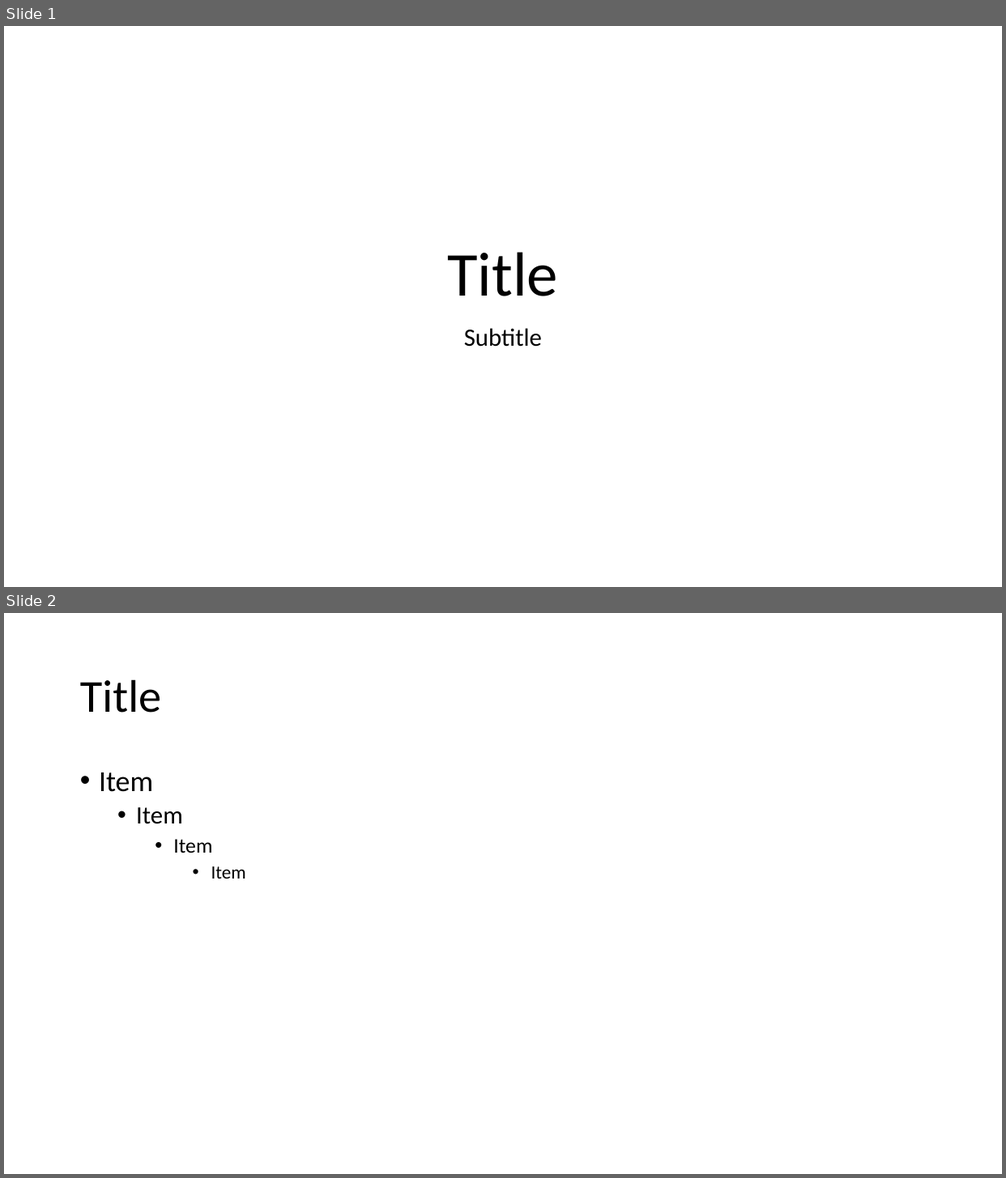
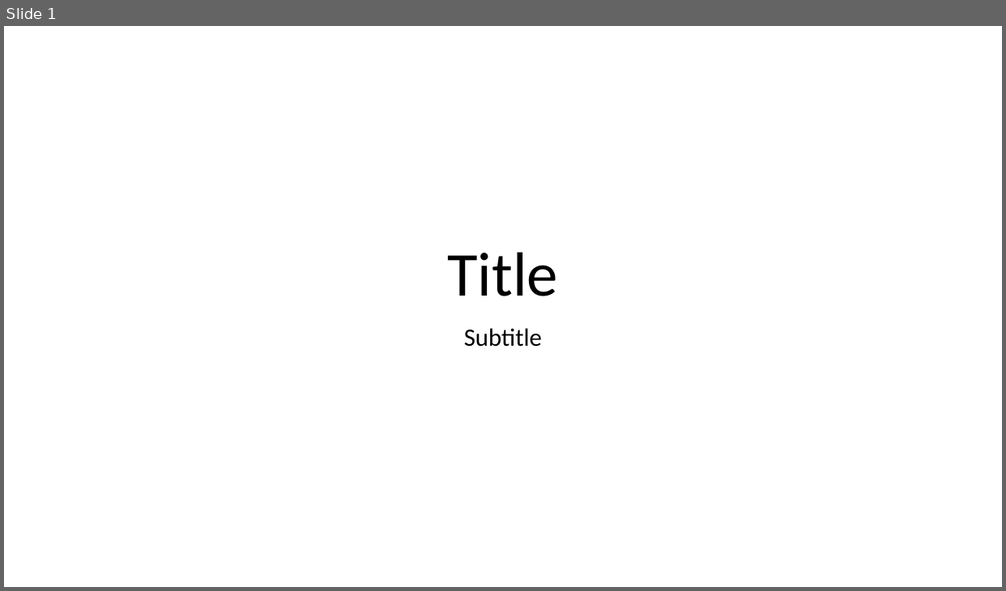
Before and after one commit to paulstothard/fast-pptx, a slide deck: scripts/includes/theme.pptx. Shown one above the other, each under a label of ours: slides 1 and 2 before the commit, slide 1 after it. The pictures are 1006x1178 and 1006x591 pixels, drawn with LibreOffice and Linux fonts; fonts in the diff are those of the drawing. Boxes give left, top, right and bottom in pixels: in the first picture for what was removed or moved away, otherwise in the second. Text is boxed around its words. In the diff, an @@ line names an element or a change of style, - is before the commit and + after.

```diff
--- a/scripts/includes/theme.pptx
+++ b/scripts/includes/theme.pptx
@@ slide 2 removed at bbox=[4, 613, 1002, 1174], background #FFFFFF @@
@@ title removed at bbox=[80, 679, 161, 713] @@
-Title
@@ text removed at bbox=[99, 773, 246, 879] @@
-• Item
-  • Item
-    • Item
-      • Item
```
Also in this commit, not shown: 7 other slides removed, 1 other file.
